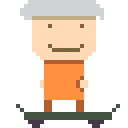
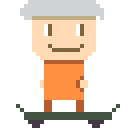
Layer changes from the first w=128, h=128 image to the second:
painted on "Layer 0" over bbox(44, 24, 84, 36)
